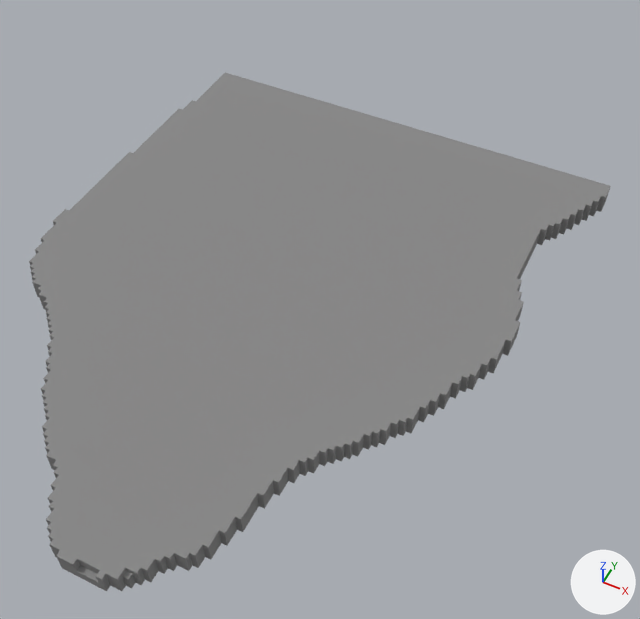
Two versions of the OBJ model Assets/Models/Main Island/Main Island-0.obj, one commit apart.
Both versions are drawn from a 50 mm lens placed at (59.5, -89.8, 123.4), pointed at (12.4, 4.4, 5.7). The axes (+X, +Y, +Z) are drawn at lower right. The lights are the same throughout. Where no turn or scale is listed for an object, it has been applied to the vertices. Vertices at the same position are counted once.

The first picture shows 'Main Island-0'.
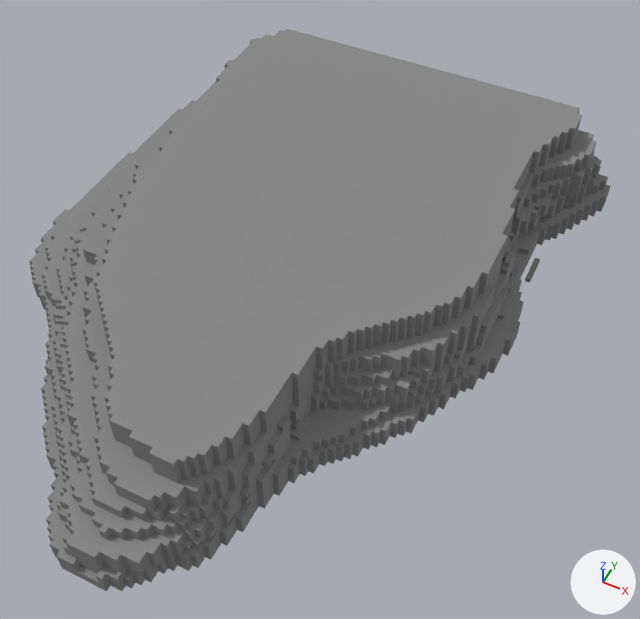
The edits, one by one:
me_main_island_0 is used by ob_main_island_0; location (0.0, 0.0, 0.0).
me_main_island_0 had 394 vertices, 784 faces and spanned x -46.0..50.0, y -54.0..63.0, z 0.0..4.0.
me_main_island_0 now has 2311 vertices, 4618 faces and spans x -46.0..50.0, y -54.0..63.0, z 0.0..20.0.
me_main_island_0 part 1: a new loose piece, a box spanning x 42.0..43.0, y 33.0..39.0, z 0.0..1.0, in mat_palette (picture img_main_island_0_png).
me_main_island_0 part 2: 13 vertices removed from x -26.0..22.0, y -51.0..-24.0, z 4.0; 1922 vertices added at x -42.0..49.0, y -53.0..63.0, z 4.0..20.0.

Boxes [x1, y1, x2, y2] around the edits, measured in the pictures (640 x 619 px):
'Main Island-0', reshaped (8% taller)
    before: [29, 73, 611, 591]
    after: [29, 29, 611, 591]
part 1 of me_main_island_0, added
    after: [525, 258, 540, 283]
part 2 of me_main_island_0, built on
    before: [45, 347, 299, 578]
    after: [39, 29, 610, 578]
